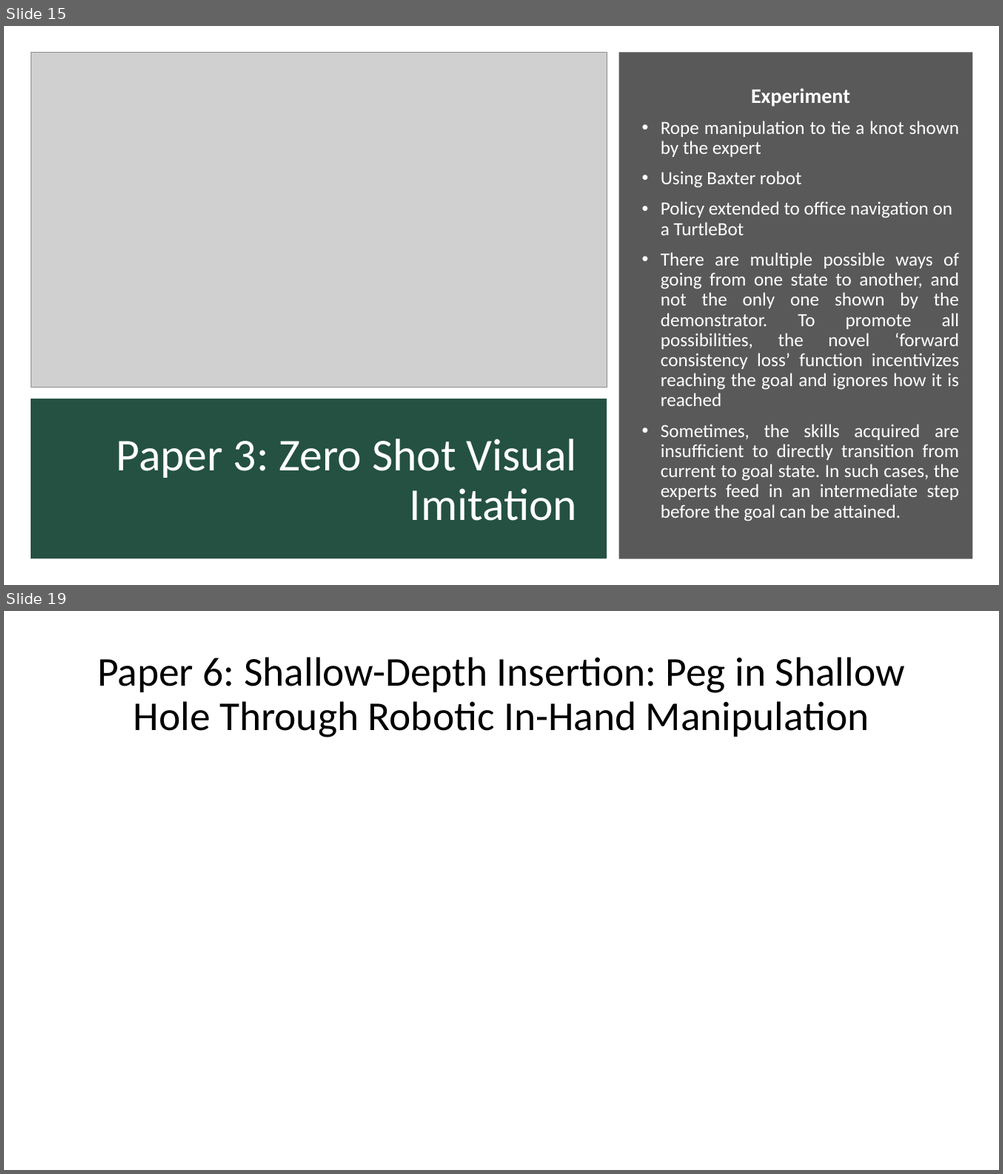
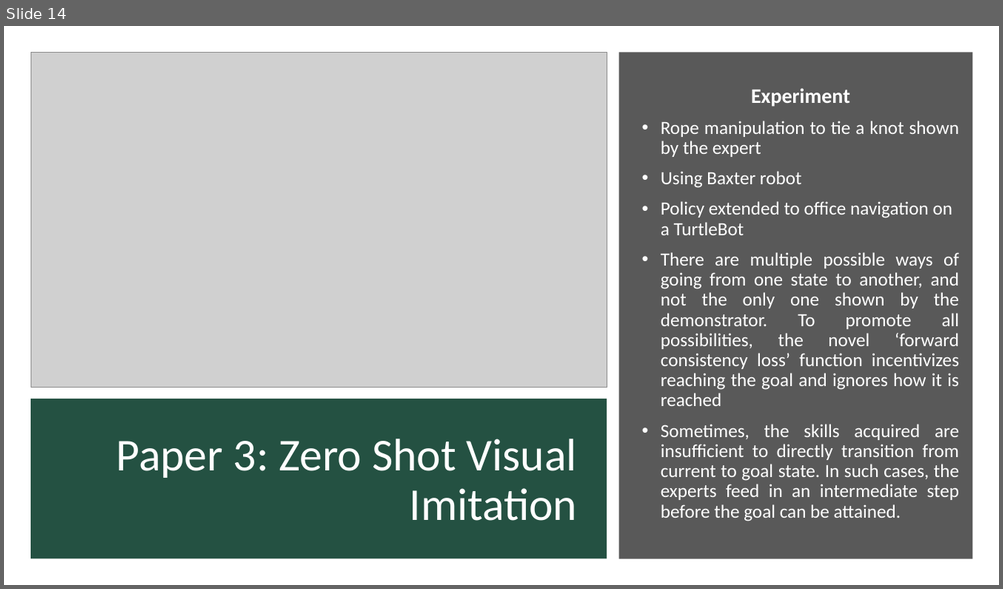
Before and after one commit to kaushikbalasundar/CPDM_DoBot, a slide deck: PPT1_Proposal.pptx. Shown one above the other, each under a label of ours: slides 15 and 19 before the commit, slide 14 after it; the slides between them are not shown. The pictures are 1003x1174 and 1003x589 pixels, drawn with LibreOffice and Linux fonts; fonts in the diff are those of the drawing; grey boxes stand for pictures. Boxes give left, top, right and bottom in pixels: in the first picture for what was removed or moved away, otherwise in the second. Text is boxed around its words. In the diff, an @@ line names an element or a change of style, - is before the commit and + after.

```diff
--- a/PPT1_Proposal.pptx
+++ b/PPT1_Proposal.pptx
@@ slide 19 removed at (x1=4, y1=611, x2=999, y2=1170), background #FFFFFF @@
@@ title removed at (x1=97, y1=657, x2=905, y2=738) @@
-Paper 6: Shallow-Depth Insertion: Peg in Shallow Hole Through Robotic In-Hand Manipulation
@@ what was slide 15 is now slide 14 @@
```
Also in this commit, not shown: 5 slides changed, 5 slides added, 3 other slides removed, 2 other files.
